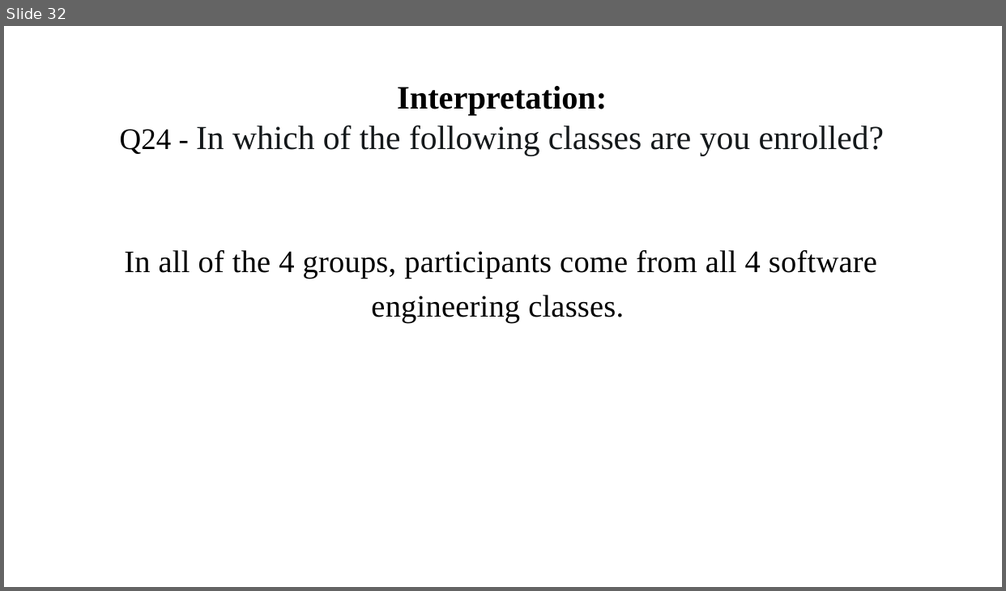
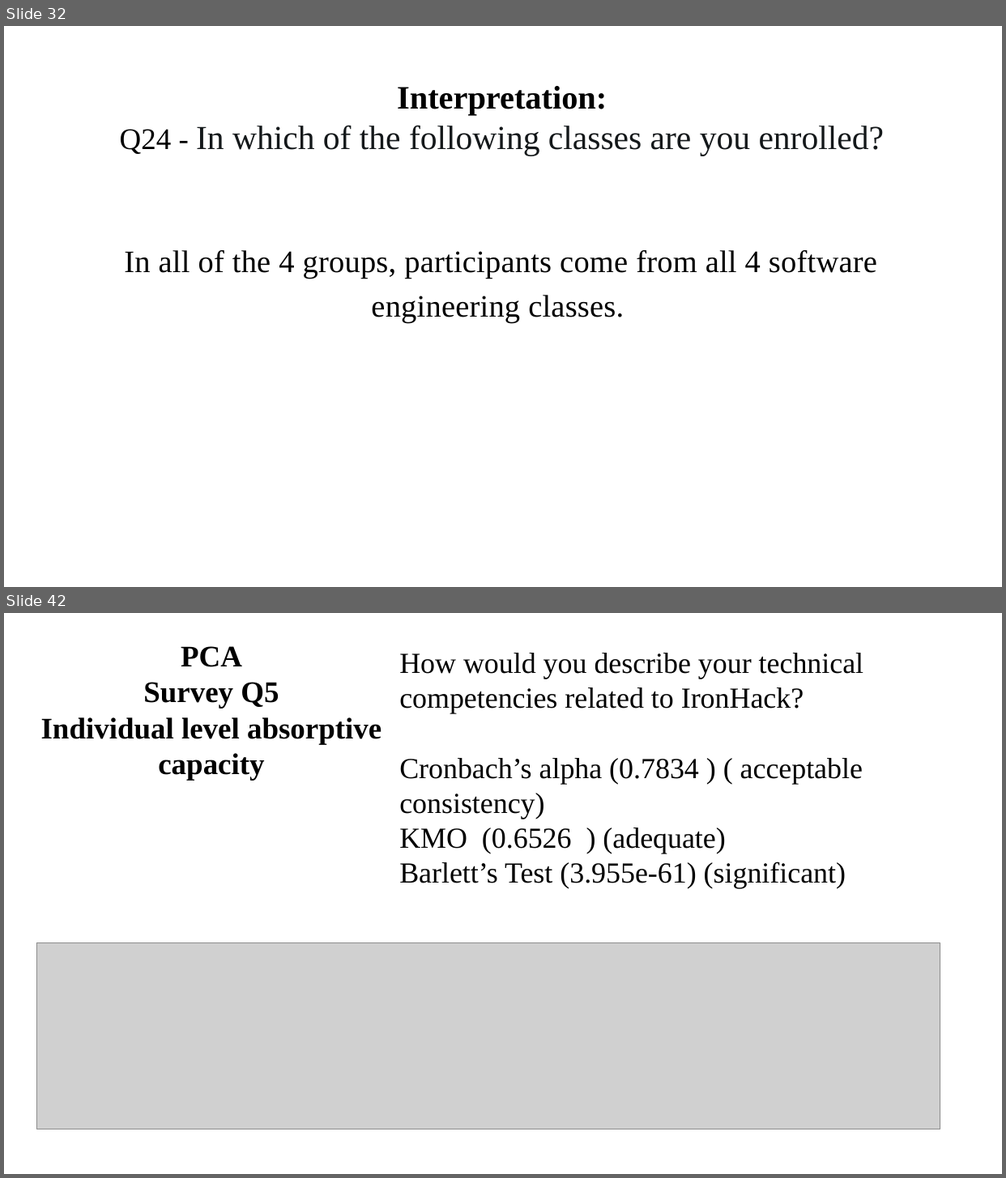
Before and after one commit to ironhacks/spring-2017-analysis, a slide deck: surveys/survey_analysis_and_pca_theory.pptx. Shown one above the other, each under a label of ours: slide 32 before the commit, slides 32 and 42 after it; the slides between them are not shown. The pictures are 1006x591 and 1006x1178 pixels, drawn with LibreOffice and Linux fonts; fonts in the diff are those of the drawing; grey boxes stand for pictures. Boxes give left, top, right and bottom in pixels: in the first picture for what was removed or moved away, otherwise in the second. Text is boxed around its words. In the diff, an @@ line names an element or a change of style, - is before the commit and + after.

Commit message:
pca survey question

```diff
--- a/surveys/survey_analysis_and_pca_theory.pptx
+++ b/surveys/survey_analysis_and_pca_theory.pptx
@@ slide 42 added at box(4, 613, 1002, 1174), background #FFFFFF @@
@@ title added at box(41, 646, 381, 781), 28.8 pt, text #000000, bold @@
+PCA
+Survey Q5
+Individual level absorptive capacity
@@ text added at box(399, 653, 863, 889), 28 pt, text #000000 @@
+How would you describe your technical competencies related to IronHack?
+Cronbach’s alpha (0.7834 ) ( acceptable consistency)
+KMO (0.6526 ) (adequate)
+Barlett’s Test (3.955e-61) (significant)
@@ picture added at box(37, 943, 940, 1130) @@
```
Also in this commit, not shown: 4 slides changed, 7 other slides added, 4 other files.
